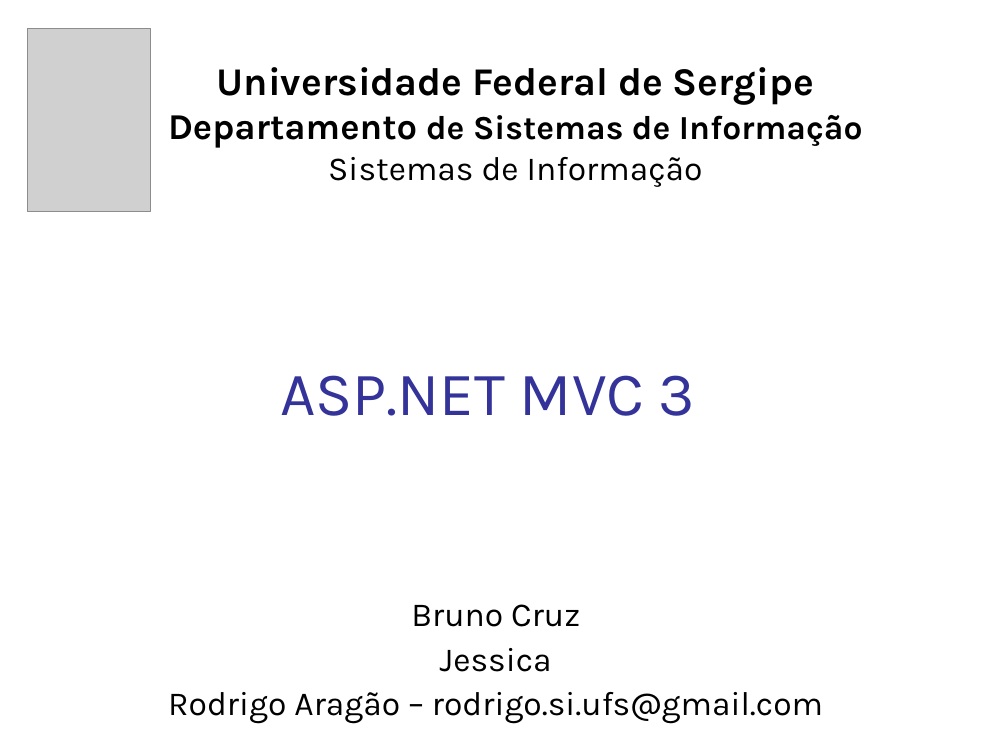
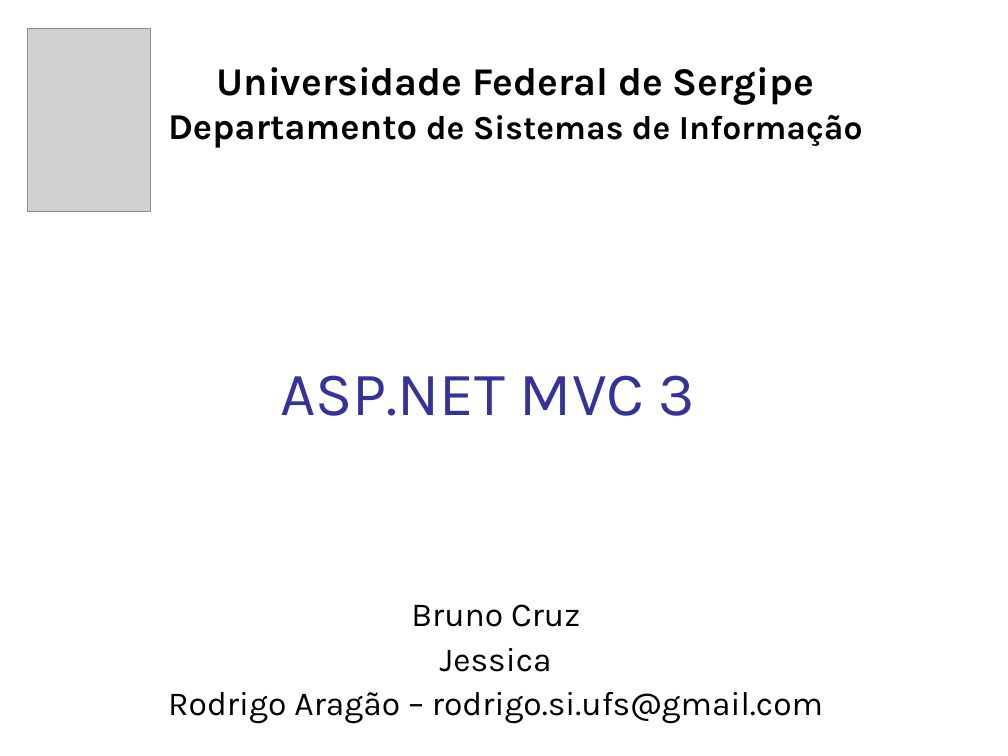
Before and after one commit to dssika/mini-curso-asp-net-mvc3, a slide deck: slide 1 of Slide/Mini Curso.ppt. Drawn at 1008x756 pixels with LibreOffice and Linux fonts; fonts in the diff are those of the drawing; grey boxes stand for pictures. Boxes give left, top, right and bottom in pixels: in the first picture for what was removed or moved away, otherwise in the second. Text is boxed around its words. In the diff, an @@ line names an element or a change of style, - is before the commit and + after.

```diff
--- a/Slide/Mini Curso.ppt
+++ b/Slide/Mini Curso.ppt
@@ title at (x1=168, y1=67, x2=863, y2=148): text changed; size 24 to 28 pt @@
-Universidade Federal de Sergipe
-Departamento de Sistemas de Informação
-Sistemas de Informação
+Universidade Federal de Sergipe
+Departamento de Sistemas de Informação
```
Also in this commit, not shown: 7 other slides changed, 15 slides added.
